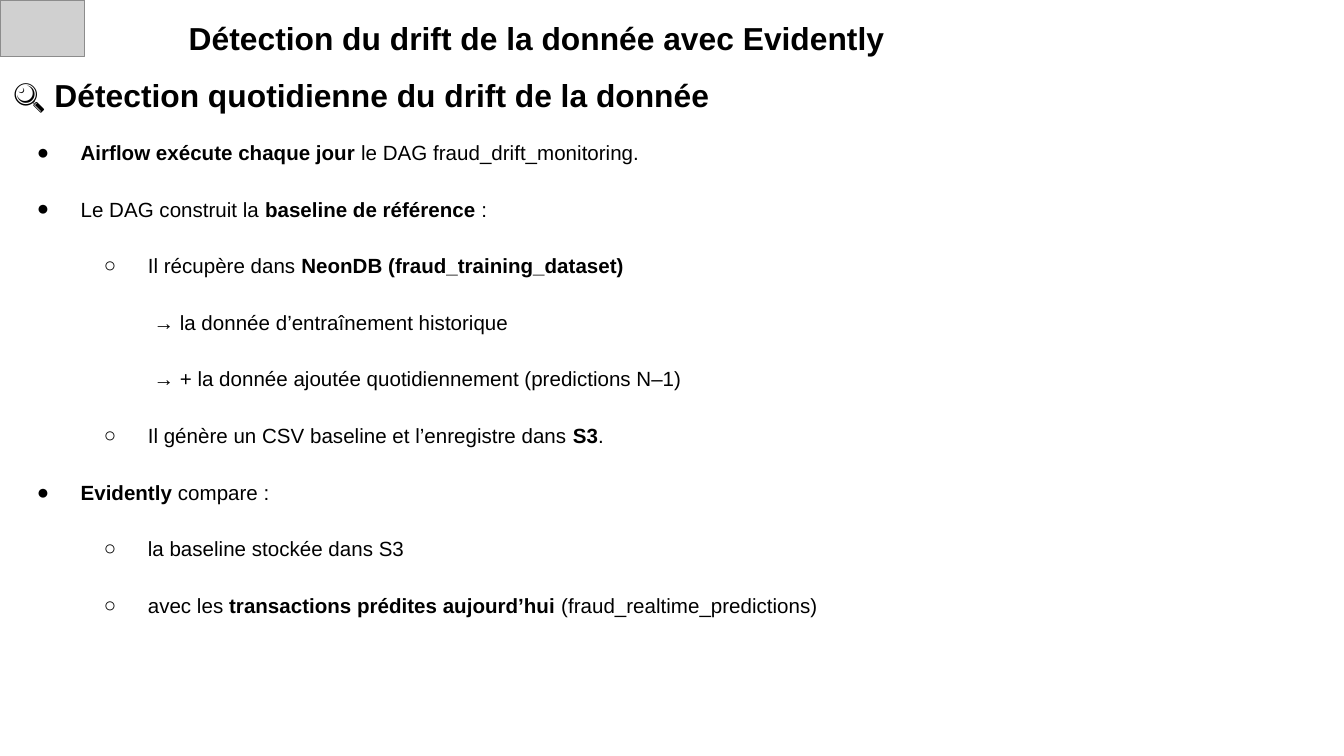
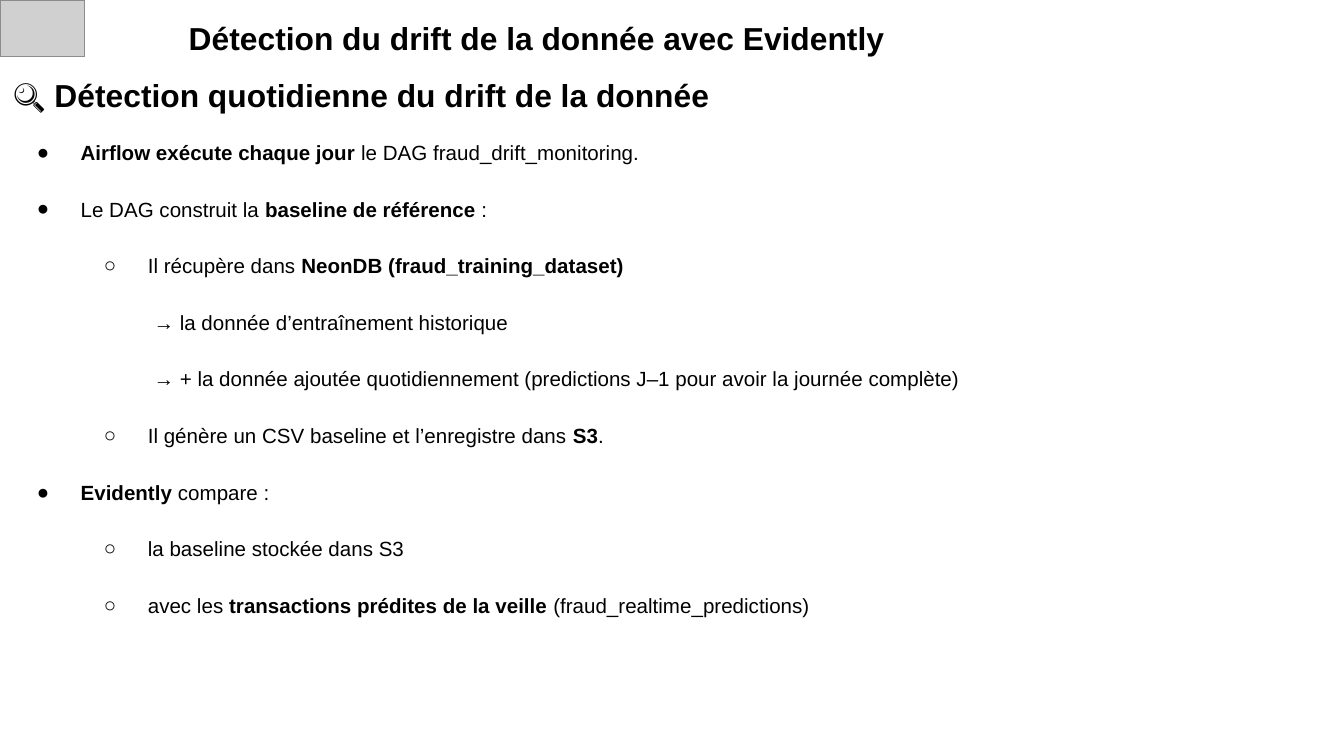
Before and after one commit to aurelienchalm/LDS_block_3_lead, a slide deck: slide 12 of LDS_Block_3_Lead.pptx. Drawn at 1344x756 pixels with LibreOffice and Linux fonts; fonts in the diff are those of the drawing; grey boxes stand for pictures. Boxes give left, top, right and bottom in pixels: in the first picture for what was removed or moved away, otherwise in the second. Text is boxed around its words. In the diff, an @@ line names an element or a change of style, - is before the commit and + after.

```diff
--- a/LDS_Block_3_Lead.pptx
+++ b/LDS_Block_3_Lead.pptx
@@ title at (x1=148, y1=258, x2=959, y2=391): text changed @@
-  ○ Il récupère dans NeonDB (fraud_training_dataset)
-    → la donnée d’entraînement historique
-    → + la donnée ajoutée quotidiennement (predictions N–1)
+  ○ Il récupère dans NeonDB (fraud_training_dataset)
+    → la donnée d’entraînement historique
+    → + la donnée ajoutée quotidiennement (predictions J–1 pour avoir la journée complète)
@@ title at (x1=148, y1=598, x2=809, y2=618): text changed @@
-  ○ avec les transactions prédites aujourd’hui (fraud_realtime_predictions)
+  ○ avec les transactions prédites de la veille (fraud_realtime_predictions)
```
Also in this commit, not shown: 11 other slides changed, 2 other files.
